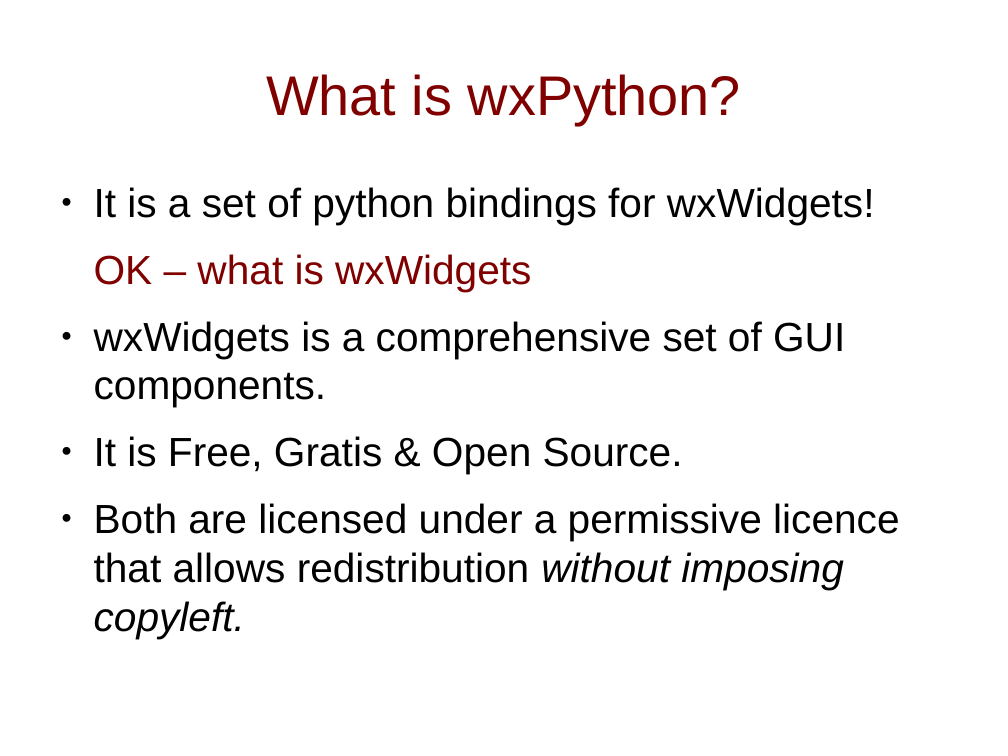
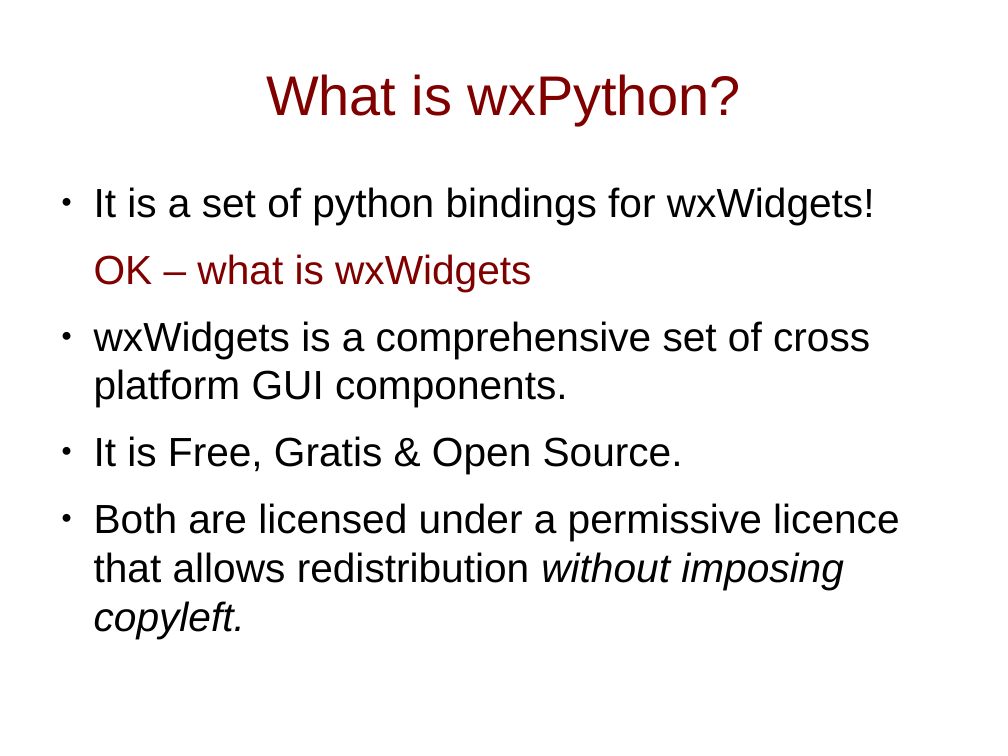
Before and after one commit to GadgetSteve/wxPython-Intro, a slide deck: slide 2 of 01-IntroInstall.odp. Drawn at 1008x756 pixels with LibreOffice and Linux fonts; fonts in the diff are those of the drawing. Boxes give left, top, right and bottom in pixels: in the first picture for what was removed or moved away, otherwise in the second. Text is boxed around its words. In the diff, an @@ line names an element or a change of style, - is before the commit and + after.

```diff
--- a/01-IntroInstall.odp
+++ b/01-IntroInstall.odp
@@ text at (x1=94, y1=321, x2=870, y2=407): text changed @@
-● wxWidgets is a comprehensive set of GUI components.
+● wxWidgets is a comprehensive set of cross platform GUI components.
```
Also in this commit, not shown: 1 other slide changed, 4 slides added, 1 slide removed, 1 other file.
